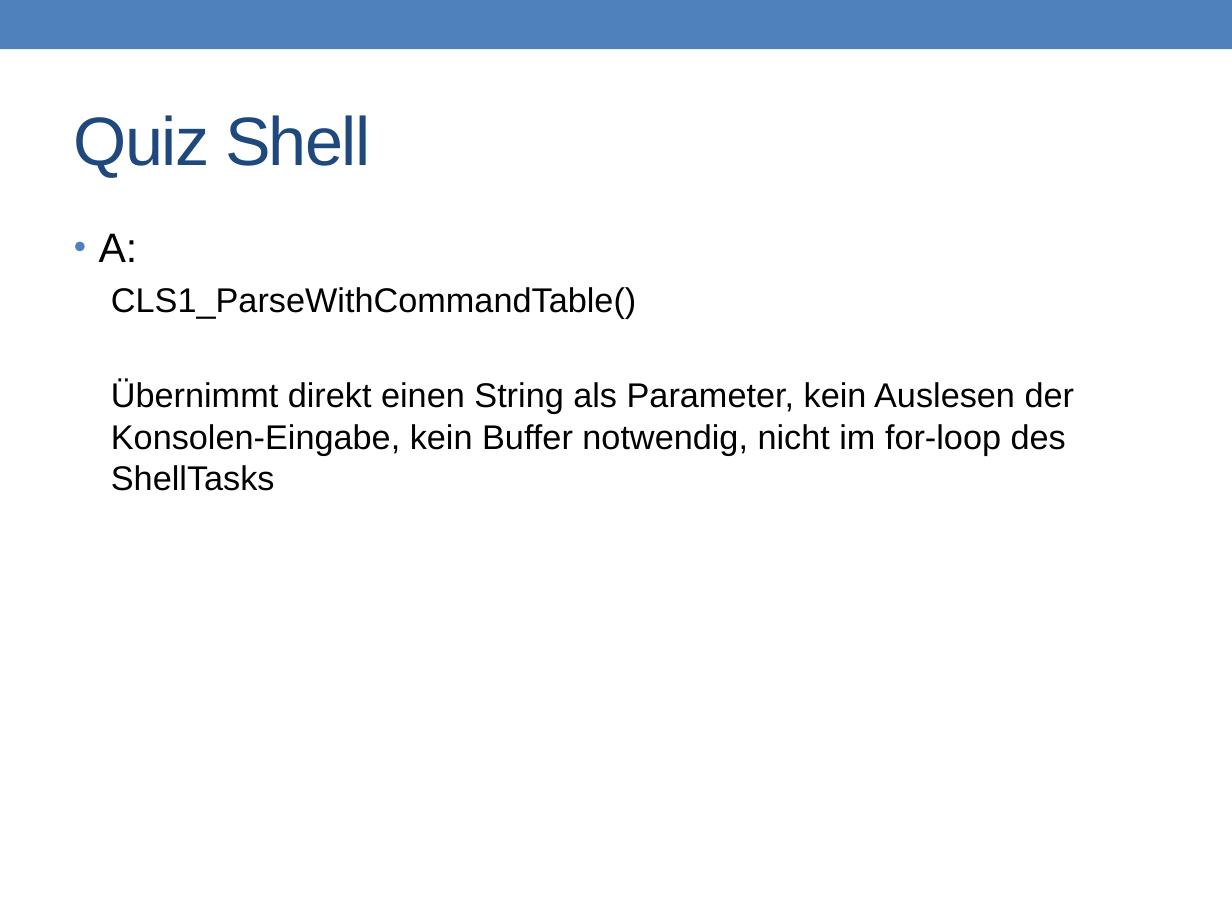
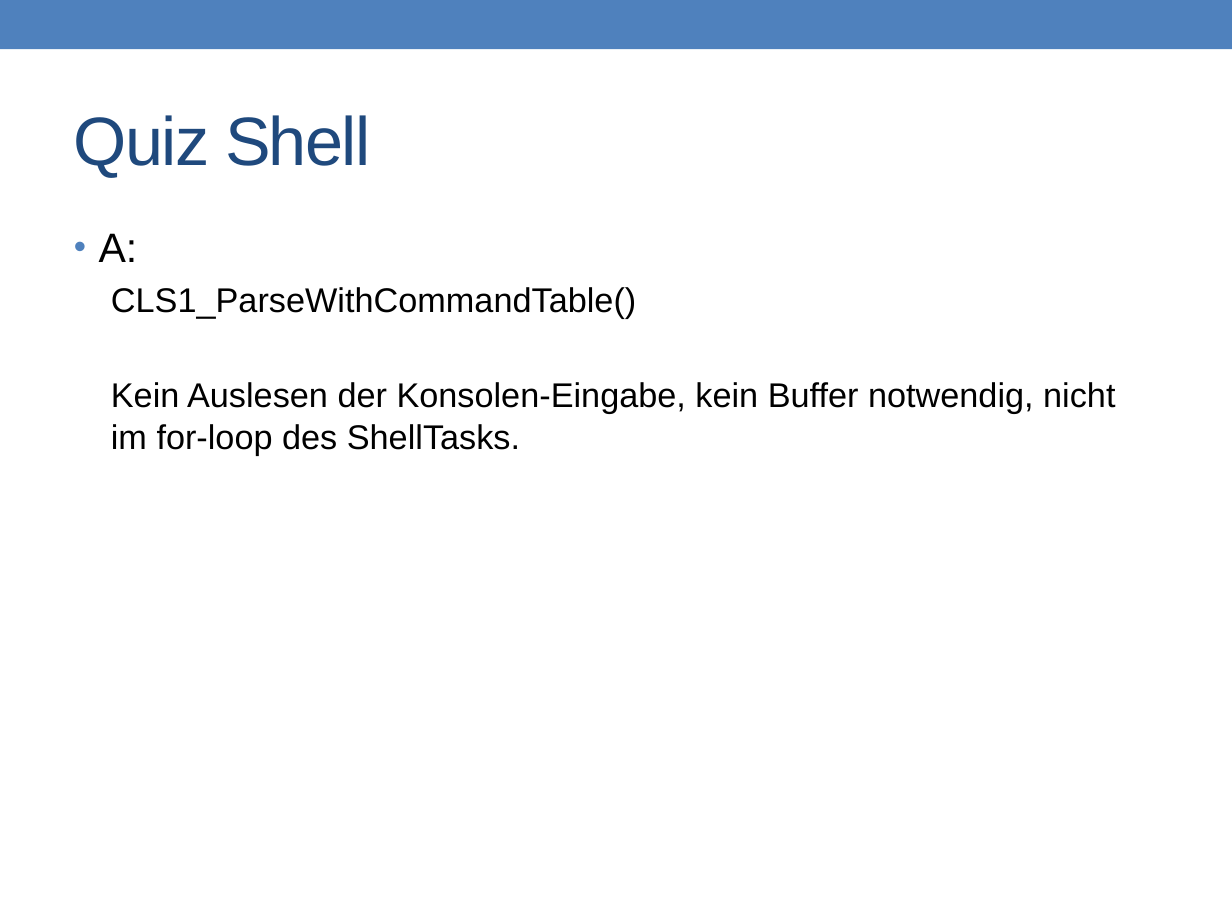
Before and after one commit to prg2lt1/robogit, a slide deck: slide 19 of Recap/ToroRecap.pptx (slide 17 before the commit). Drawn at 1232x924 pixels with LibreOffice and Linux fonts; fonts in the diff are those of the drawing. Boxes give left, top, right and bottom in pixels: in the first picture for what was removed or moved away, otherwise in the second. Text is boxed around its words. In the diff, an @@ line names an element or a change of style, - is before the commit and + after.

```diff
--- a/Recap/ToroRecap.pptx
+++ b/Recap/ToroRecap.pptx
@@ text at bbox=[111, 382, 1115, 455]: text changed @@
-  Übernimmt direkt einen String als Parameter, kein Auslesen der Konsolen-Eingabe, kein Buffer notwendig, nicht im for-loop des ShellTasks
+  Kein Auslesen der Konsolen-Eingabe, kein Buffer notwendig, nicht im for-loop des ShellTasks.
```
Also in this commit, not shown: 1 other slide changed, 2 slides added.
